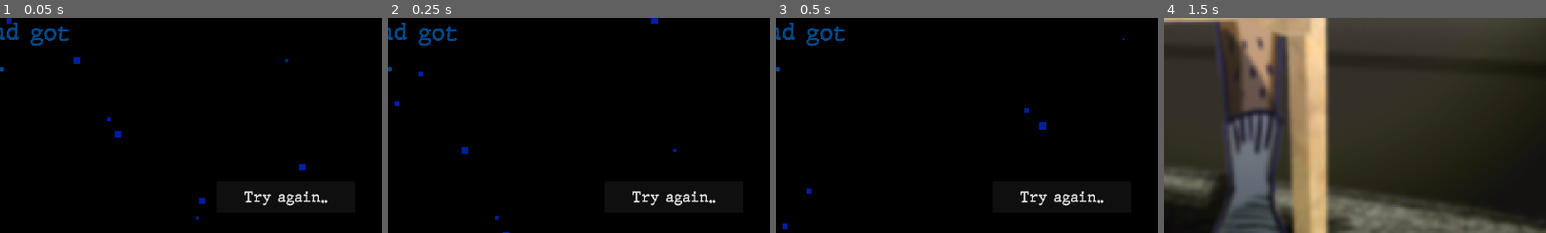
Above: before the commit, frames 1-4 (left to right).
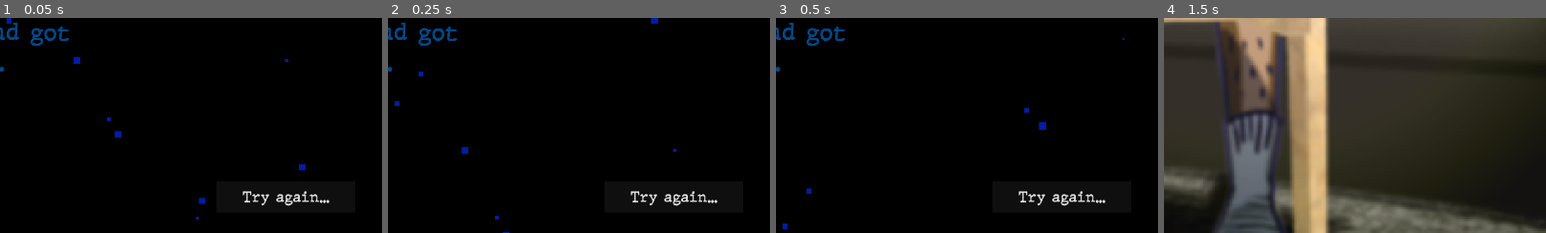
Above: after the commit, the same moments.

Repository: Hesuvius/LOST_CONTROL
Game: Godot game, scene res://Lose_scene/Lose.tscn
Two runs of this game, one before a commit and one after it. Both use one fixed random seed, a clock stepped at 60 frames per second and the inputs below. This scene is started directly instead of the project's main scene.
Inputs:
- Up to frame 1 (0.05 s): no input
- Up to frame 2 (0.25 s): no input
- Up to frame 3 (0.5 s): no input
- Up to frame 4 (1.5 s): click "Try again.." (after the commit: "Try again...") at 0.5 s; click "start" at 1.25 s
The pictures show only the part of the screen within x 50-100%, y 50-100%; the shares and areas given below are measured in that part.

The runs differ from the first frame. In frame 1, 0.6% of the frame differs, in the area x 63-87%, y 80-88%; in frame 2, 0.6%; in frame 3, 0.6%; in frame 4, nothing differs.

Commit message:
käden rutinaa

Diff:
--- a/Lost Control/Lose_scene/Lose.tscn
+++ b/Lost Control/Lose_scene/Lose.tscn
@@ -46,7 +46,7 @@
 offset_bottom = 1029.0
 theme_override_fonts/font = ExtResource("1_7qebn")
 theme_override_font_sizes/font_size = 37
-text = "Try again.."
+text = "Try again..."
 script = ExtResource("2_metpv")
 
 [connection signal="pressed" from="Back to menu button" to="Back to menu button" method="_on_pressed"]
--- a/Lost Control/main.tscn
+++ b/Lost Control/main.tscn
@@ -44,6 +44,9 @@
 [ext_resource type="Texture2D" uid="uid://b0tk45sc7ilp7" path="res://graphics/roskaa/papers.png" id="28_t7km5"]
 [ext_resource type="FontFile" uid="uid://h0v8h3l3cdpa" path="res://Fonts/typewriter font/JMH Typewriter-Bold.ttf" id="33_hrx1w"]
 [ext_resource type="Texture2D" uid="uid://cwqjbrwfpiadd" path="res://graphics/roskaa/nessu.png" id="36_0bo41"]
+[ext_resource type="AudioStream" uid="uid://bawro0bxynsxp" path="res://sound and music/arm/stretch1.mp3" id="40_pogyd"]
+[ext_resource type="AudioStream" uid="uid://rpxdas5x7i5" path="res://sound and music/arm/stretch2.mp3" id="41_7q1r3"]
+[ext_resource type="AudioStream" uid="uid://1lxj0lgjr06h" path="res://sound and music/arm/stretch3.mp3" id="42_c73iq"]
 
 [sub_resource type="AudioStreamRandomizer" id="AudioStreamRandomizer_mw1fs"]
 streams_count = 6
@@ -69,6 +72,15 @@
 [sub_resource type="CircleShape2D" id="CircleShape2D_socay"]
 radius = 69.26
 
+[sub_resource type="AudioStreamRandomizer" id="AudioStreamRandomizer_l4wtt"]
+streams_count = 3
+stream_0/stream = ExtResource("40_pogyd")
+stream_0/weight = 1.0
+stream_1/stream = ExtResource("41_7q1r3")
+stream_1/weight = 1.0
+stream_2/stream = ExtResource("42_c73iq")
+stream_2/weight = 1.0
+
 [sub_resource type="Gradient" id="Gradient_glqio"]
 offsets = PackedFloat32Array(0.968912, 1)
 
@@ -461,7 +473,7 @@
 script = ExtResource("4_r86g5")
 
 [node name="CollisionShape2D" type="CollisionShape2D" parent="Player"]
-position = Vector2(-30, -10)
+position = Vector2(-20.36, -19.61)
 shape = SubResource("CircleShape2D_socay")
 metadata/_edit_lock_ = true
 
@@ -486,6 +498,10 @@
 scale = Vector2(2.5, 2.5)
 texture = ExtResource("11_x8hco")
 metadata/_edit_lock_ = true
+
+[node name="StretchSound" type="AudioStreamPlayer" parent="Player"]
+stream = SubResource("AudioStreamRandomizer_l4wtt")
+volume_db = -15.0
 
 [node name="HUD" type="Node2D" parent="."]
 z_index = 1000
@@ -519,6 +535,9 @@
 one_shot = true
 autostart = true
 script = ExtResource("8_exfkf")
+
+[node name="Node2D" type="Node2D" parent="."]
+position = Vector2(1700, 1082)
 
 [connection signal="body_entered" from="Items/Remote/Area2D" to="Items/Remote" method="_on_area_2d_body_entered"]
 [connection signal="body_exited" from="Items/Remote/Area2D" to="Items/Remote" method="_on_area_2d_body_exited"]
--- a/Lost Control/player.gd
+++ b/Lost Control/player.gd
@@ -4,6 +4,9 @@
 @onready var upperArm = $UpperArm
 @onready var openHand = $OpenHand
 @onready var closedHand = $ClosedHand
+@onready var stretchSound = $StretchSound
+
+var shouldPlayStretch = true
 
 
 func _input(event):
@@ -44,3 +47,13 @@
 
 	var old_point = upperArm.points[0]
 	upperArm.points[0] = Vector2(old_point.x + x_change, old_point.y + y_change)
+
+
+	if position.y < 200 || position.x < 650 || position.x > 1700:
+		shouldPlayStretch = true
+	else:
+		shouldPlayStretch = false
+
+	if shouldPlayStretch && !stretchSound.playing:
+		stretchSound.play()
+		shouldPlayStretch = false
Not shown: 1 places in Lost Control/main.tscn that only renumber resources
Not shown, added: Lost Control/sound and music/arm/stretch1.mp3.import
Not shown, added: Lost Control/sound and music/arm/stretch2.mp3.import
Not shown, added: Lost Control/sound and music/arm/stretch3.mp3.import
Not shown, added: Lost Control/sound and music/arm/stretch1.mp3
Not shown, added: Lost Control/sound and music/arm/stretch2.mp3
Not shown, added: Lost Control/sound and music/arm/stretch3.mp3
